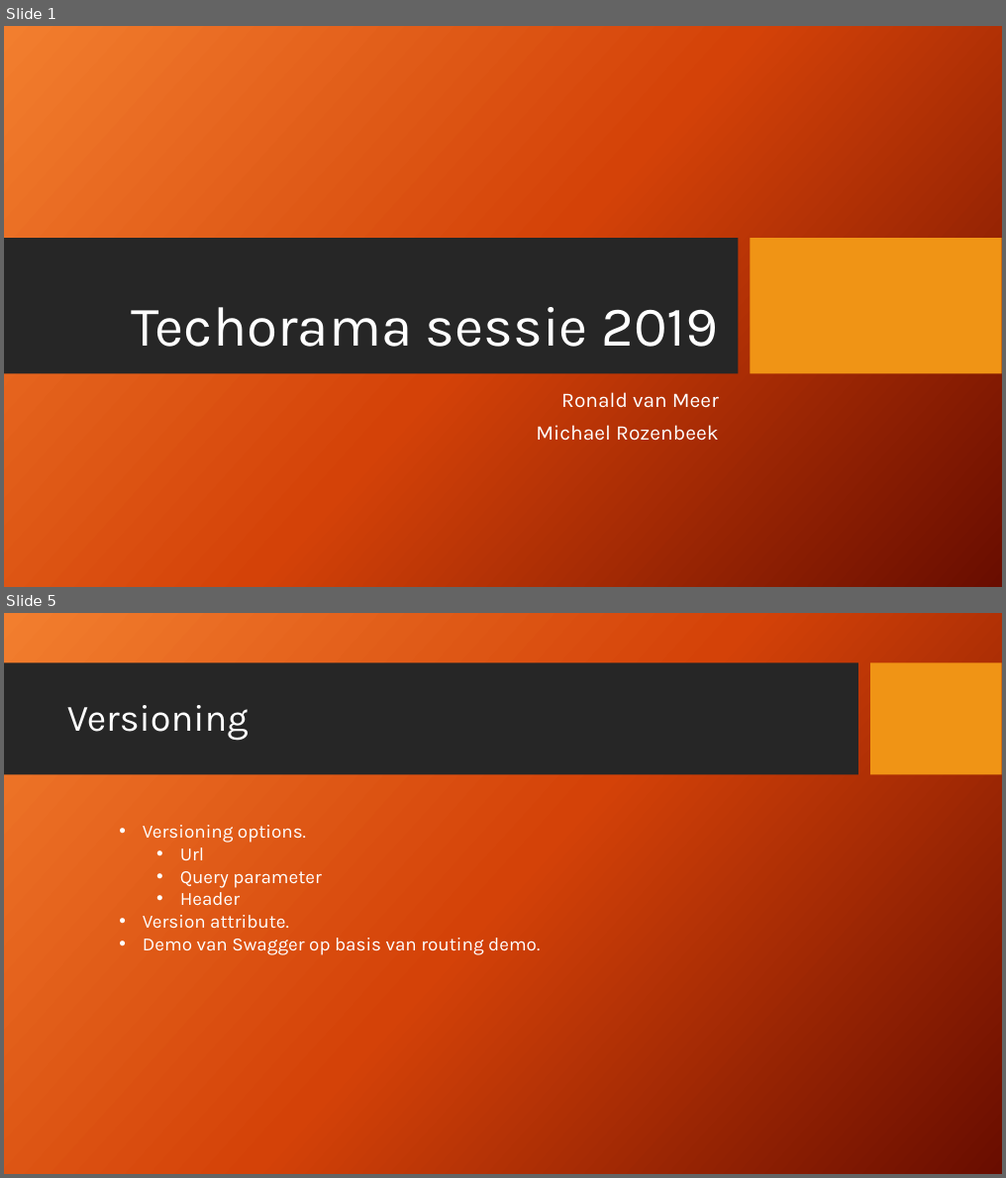
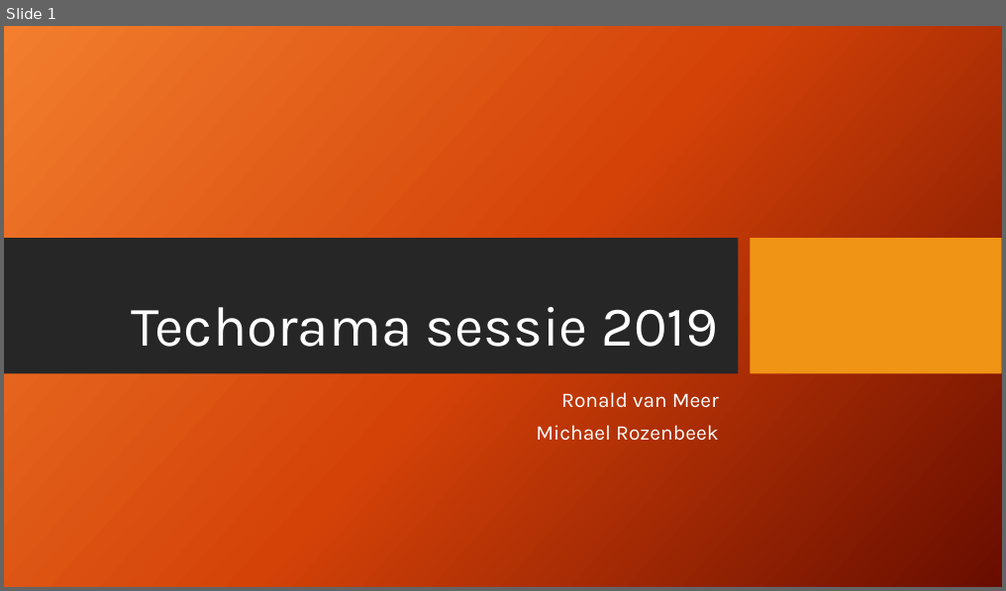
Before and after one commit to mrozenbeek/TechoramaSessie2019, a slide deck: Presentation/Techorama sessie 2019_RoMe.pptx. Shown one above the other, each under a label of ours: slides 1 and 5 before the commit, slide 1 after it; the slides between them are not shown. The pictures are 1006x1178 and 1006x591 pixels, drawn with LibreOffice and Linux fonts; fonts in the diff are those of the drawing; background and template pictures are left out. Boxes give left, top, right and bottom in pixels: in the first picture for what was removed or moved away, otherwise in the second. Text is boxed around its words. In the diff, an @@ line names an element or a change of style, - is before the commit and + after.

```diff
--- a/Presentation/Techorama sessie 2019_RoMe.pptx
+++ b/Presentation/Techorama sessie 2019_RoMe.pptx
@@ slide 5 removed at box(4, 613, 1002, 1174), background picture (left out) @@
@@ rectangle removed at box(4, 663, 858, 775) @@
@@ rectangle removed at box(871, 663, 1002, 775) @@
@@ title removed at box(67, 705, 249, 740) @@
-Versioning
@@ text removed at box(143, 825, 540, 956) @@
-• Versioning options.
-  • Url
-  • Query parameter
-  • Header
-• Version attribute.
-• Demo van Swagger op basis van routing demo.
```
Also in this commit, not shown: 3 slides changed, 1 slide added, 5 other slides removed, 14 other files.
